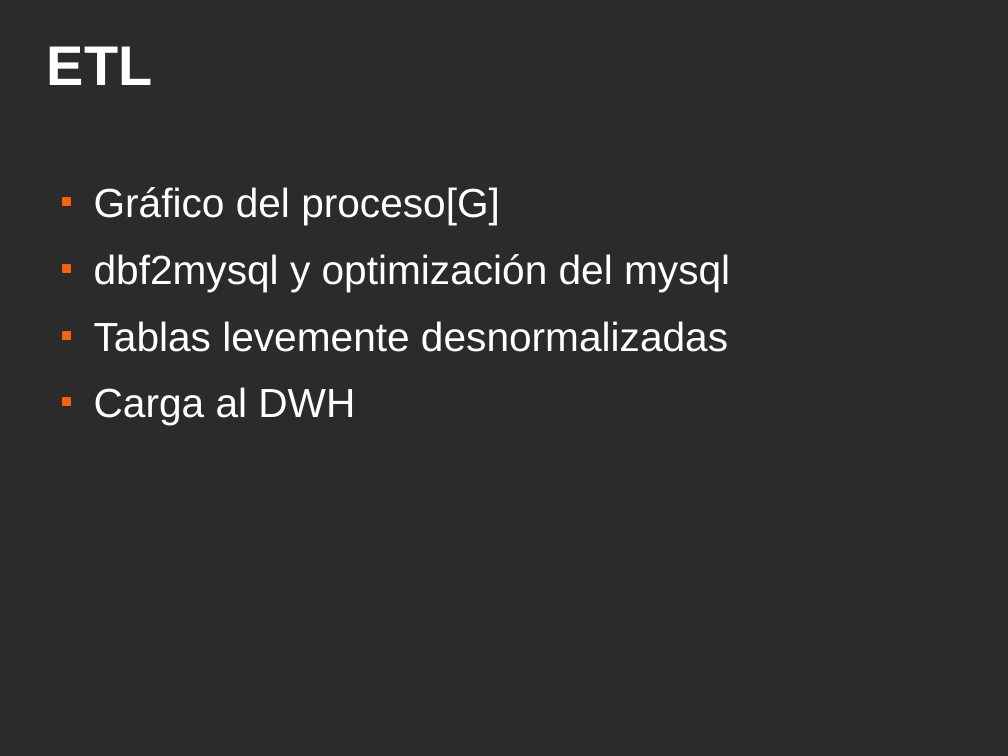
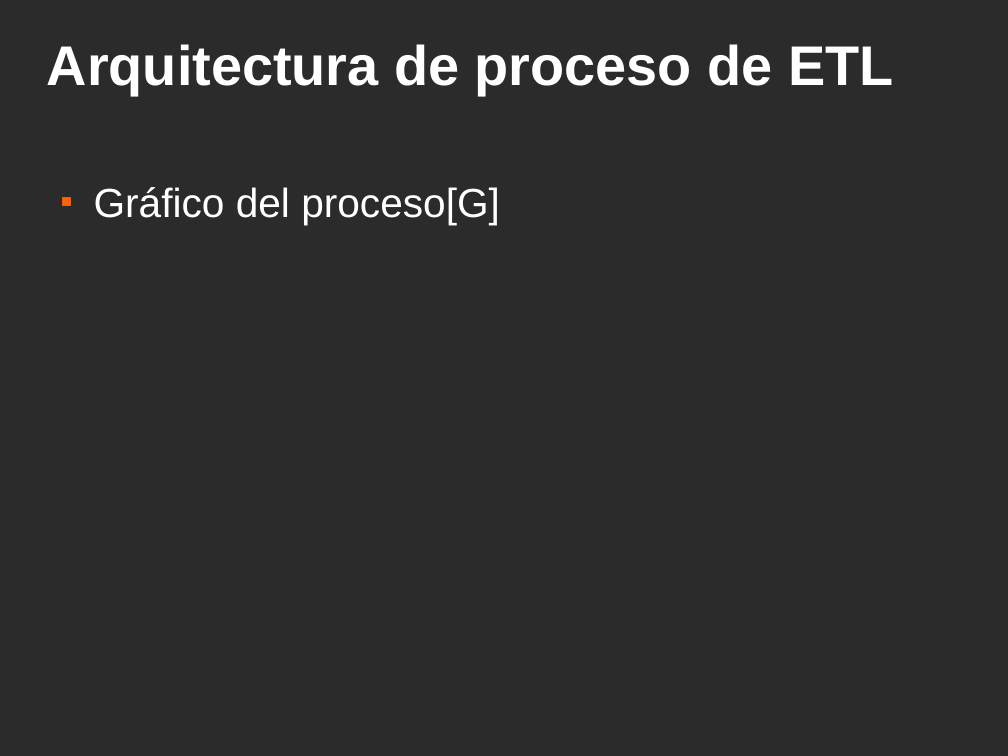
Before and after one commit to ervin45/proyectofinal, a slide deck: slide 16 of doc/material_para_la_catedra/presentacion_final/presentacion_final.odp (slide 13 before the commit). Drawn at 1008x756 pixels with LibreOffice and Linux fonts; fonts in the diff are those of the drawing; background and template pictures are left out; a plain dark background stands for a picture behind light text. Boxes give left, top, right and bottom in pixels: in the first picture for what was removed or moved away, otherwise in the second. Text is boxed around its words. In the diff, an @@ line names an element or a change of style, - is before the commit and + after.

```diff
--- a/doc/material_para_la_catedra/presentacion_final/presentacion_final.odp
+++ b/doc/material_para_la_catedra/presentacion_final/presentacion_final.odp
@@ title at bbox=[47, 44, 893, 95]: text changed @@
-ETL
+Arquitectura de proceso de ETL
@@ text at bbox=[94, 254, 730, 425]: paragraphs removed @@
-■ dbf2mysql y optimización del mysql
-■ Tablas levemente desnormalizadas
-■ Carga al DWH
```
Also in this commit, not shown: 5 other slides changed, 24 slides added, 13 slides removed.
